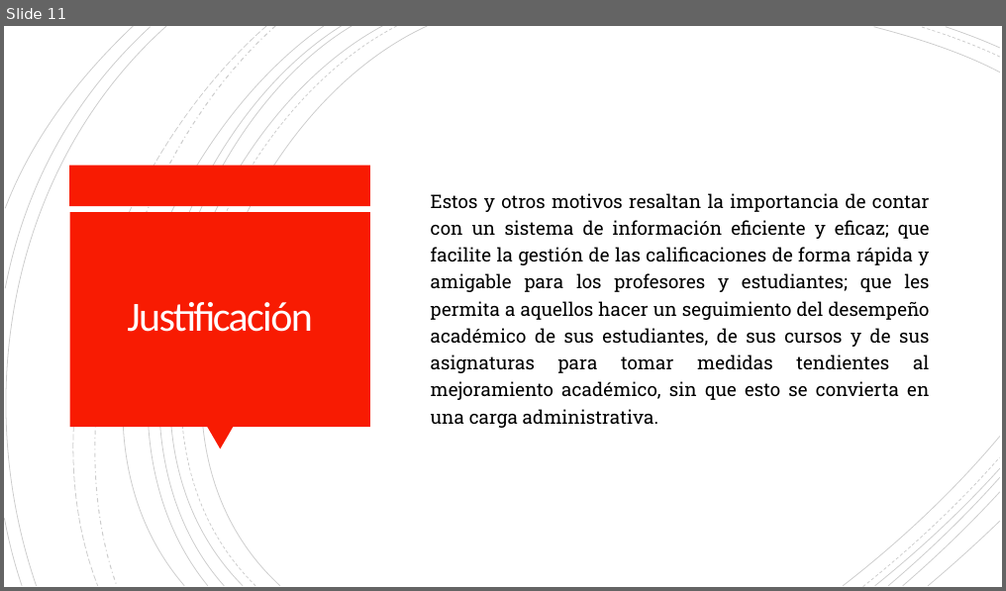
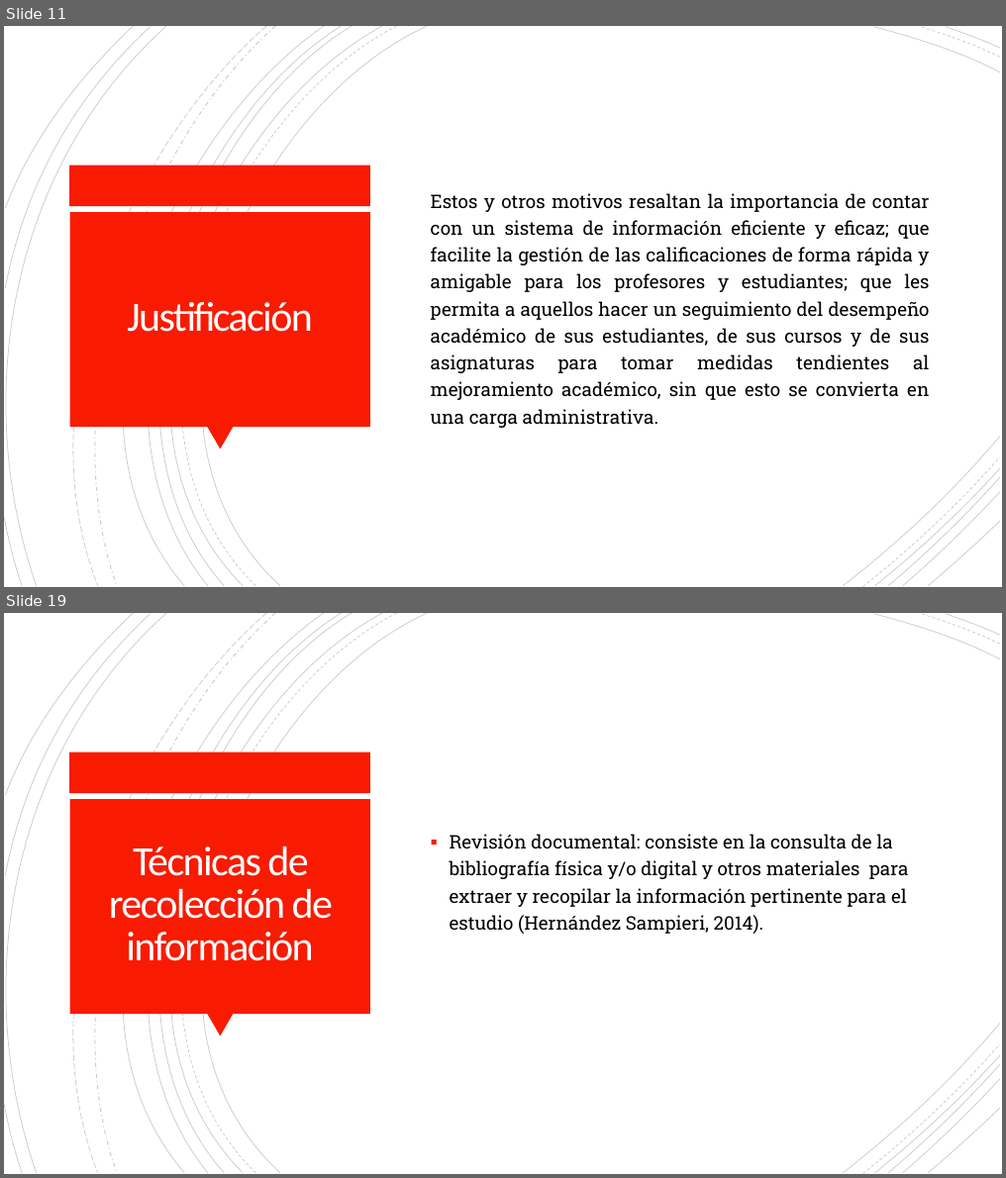
Before and after one commit to Dillan444/PROYECTO_SENA, a slide deck: PLANTEAMIENTO_DEL_PROBLEMA.pptx. Shown one above the other, each under a label of ours: slide 11 before the commit, slides 11 and 19 after it; the slides between them are not shown. The pictures are 1006x591 and 1006x1178 pixels, drawn with LibreOffice and Linux fonts; fonts in the diff are those of the drawing. Boxes give left, top, right and bottom in pixels: in the first picture for what was removed or moved away, otherwise in the second. Text is boxed around its words. In the diff, an @@ line names an element or a change of style, - is before the commit and + after.

```diff
--- a/PLANTEAMIENTO_DEL_PROBLEMA.pptx
+++ b/PLANTEAMIENTO_DEL_PROBLEMA.pptx
@@ slide 19 added at (4, 613, 1002, 1174), background #FFFFFF; not listed: 24 template elements that a slide beside it also shows @@
@@ title added at (109, 847, 333, 961), 40 pt, text #FFFEFF @@
+Técnicas de recolección de información
@@ text added at (450, 834, 909, 934), 18 pt, text #000000 @@
+▪ Revisión documental: consiste en la consulta de la bibliografía física y/o digital y otros materiales para extraer y recopilar la información pertinente para el estudio (Hernández Sampieri, 2014).
```
Also in this commit, not shown: 9 other slides added.
